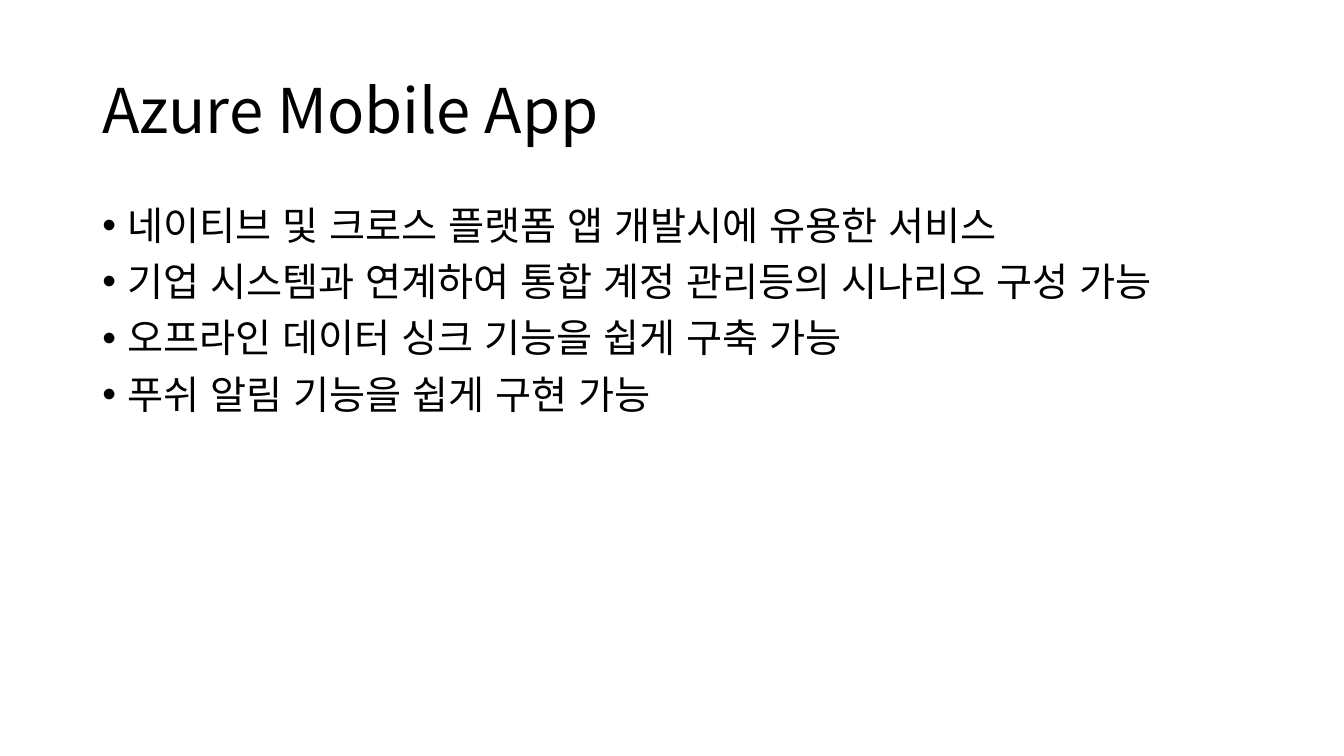
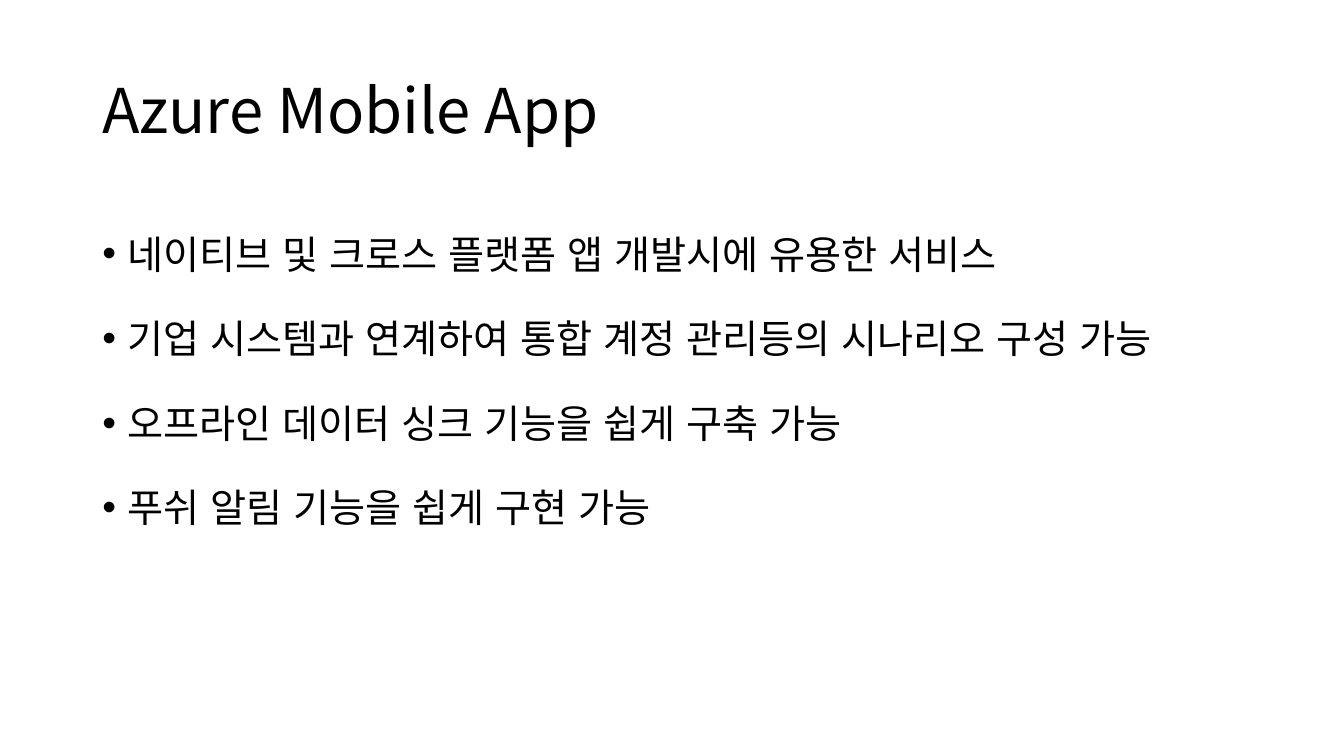
Before and after one commit to angie4u/xamarin-hol, a slide deck: slide 3 of Azure Mobile App/Azure Mobile App.pptx. Drawn at 1344x756 pixels with LibreOffice and Linux fonts; fonts in the diff are those of the drawing. Boxes give left, top, right and bottom in pixels: in the first picture for what was removed or moved away, otherwise in the second. Text is boxed around its words. In the diff, an @@ line names an element or a change of style, - is before the commit and + after.

```diff
--- a/Azure Mobile App/Azure Mobile App.pptx
+++ b/Azure Mobile App/Azure Mobile App.pptx
@@ text "네이티브 및 크로스 플랫폼 앱 ..." at box(128, 236, 1151, 525): line spacing 0.9 to 1.5 @@
```
Also in this commit, not shown: 3 other slides changed, 8 other files.
